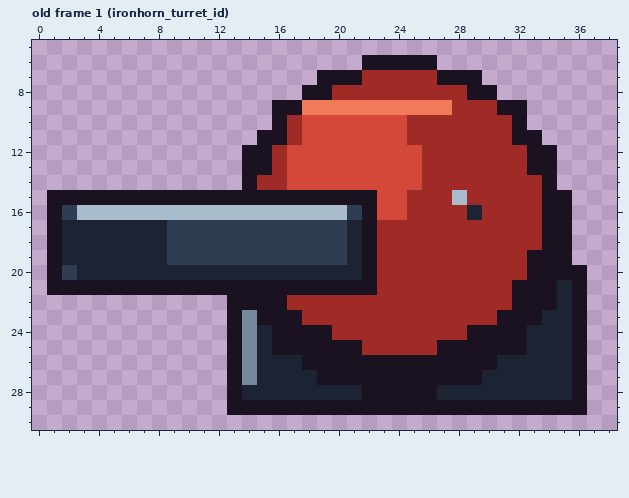
Pixel-art file, stored at game/art-src/enemies/ironhorn_turret.aseprite. That is the earlier state.
48x32 pixels, 16 frames. Shown: old frame 1 (ironhorn_turret_id): x 0..38, y 5..30. The commit also changed other frames, which this record leaves out.
Once edited:
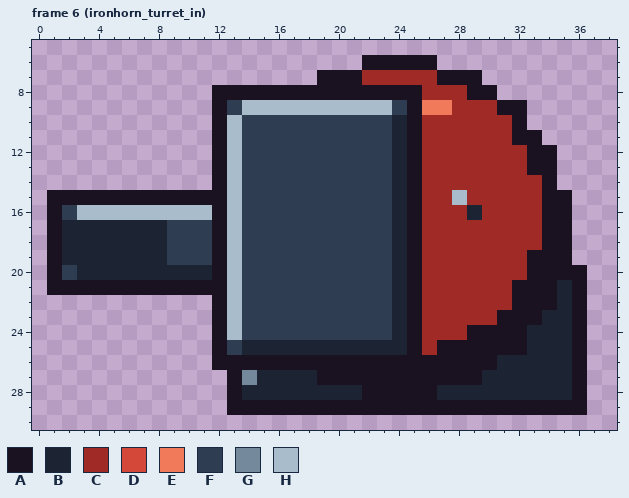
Palette (. is transparent): A #1a1220  B #1c2433  C #a02a26  D #d4483a  E #f07a5a  F #2f3d52  G #75899c  H #a9bccb
A new or re-ordered frame is compared with the old frame closest to it.
The edit:
frames 16 -> 20
--- frame 6 (ironhorn_turret_in) is new; against old frame 1 (ironhorn_turret_id)
@@ x 10..27 @@
  7 .........AAACCCCCA
- 8 ........AACCCCCCCC
- 9 ......AAEEEEEEEEEE
-10 ......ACDDDDDDDCCC
-11 .....AACDDDDDDDCCC
-12 ....AACDDDDDDDDDCC
-13 ....AACDDDDDDDDDCC
-14 ....ACCDDDDDDDDDCC
-15 AAAAAAAAAAAAADDCCC
-16 HHHHHHHHHHHFADDCCC
-17 FFFFFFFFFFFBACCCCC
-18 FFFFFFFFFFFBACCCCC
-19 FFFFFFFFFFFBACCCCC
-20 BBBBBBBBBBBBACCCCC
-21 AAAAAAAAAAAAACCCCC
-22 ...AAAACCCCCCCCCCC
-23 ...AGAAACCCCCCCCCC
-24 ...AGBAAAACCCCCCCC
-25 ...AGBAAAAAACCCCCA
-26 ...AGBBBAAAAAAAAAA
+ 8 ..AAAAAAAAAAAAAACC
+ 9 ..AFHHHHHHHHHHFAEE
+10 ..AHFFFFFFFFFFBACC
+11 ..AHFFFFFFFFFFBACC
+12 ..AHFFFFFFFFFFBACC
+13 ..AHFFFFFFFFFFBACC
+14 ..AHFFFFFFFFFFBACC
+15 AAAHFFFFFFFFFFBACC
+16 HHAHFFFFFFFFFFBACC
+17 FFAHFFFFFFFFFFBACC
+18 FFAHFFFFFFFFFFBACC
+19 FFAHFFFFFFFFFFBACC
+20 BBAHFFFFFFFFFFBACC
+21 AAAHFFFFFFFFFFBACC
+22 ..AHFFFFFFFFFFBACC
+23 ..AHFFFFFFFFFFBACC
+24 ..AHFFFFFFFFFFBACC
+25 ..AFBBBBBBBBBBBACA
+26 ..AAAAAAAAAAAAAAAA
 27 ...AGBBBBAAAAAAAAA
